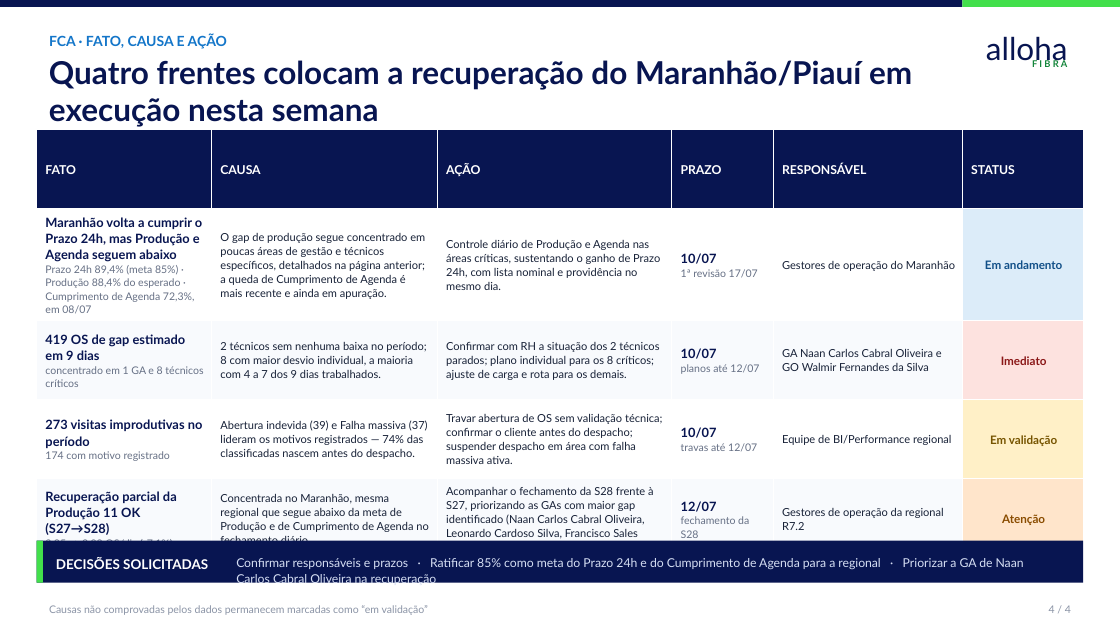
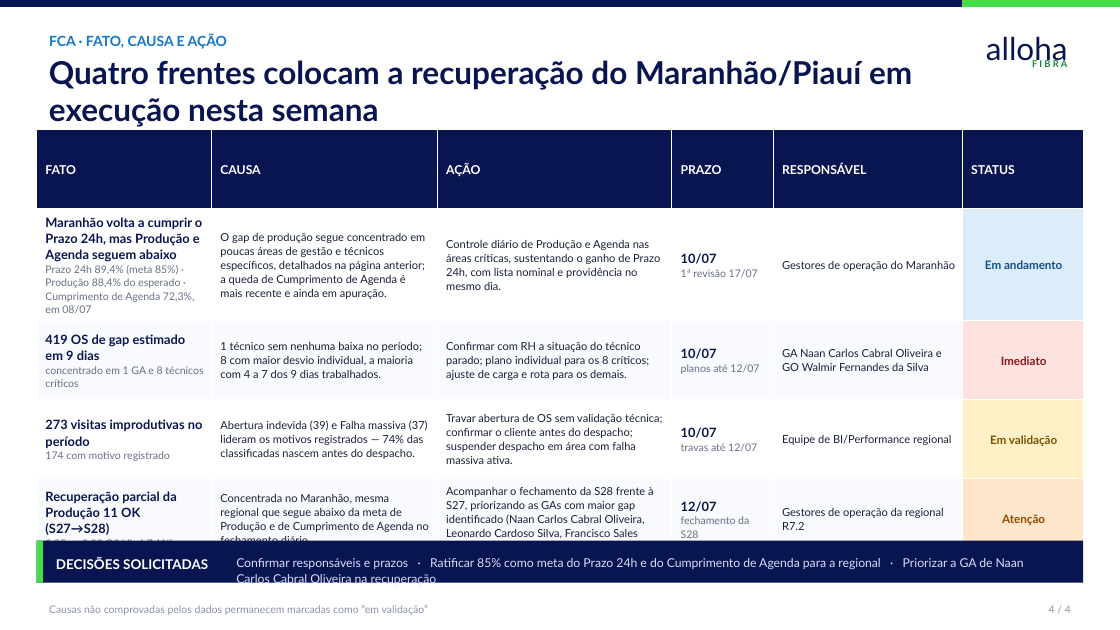
Before and after one commit to durthvader/megabrain, a slide deck: slide 4 of outputs/3ps/3Ps_MaranhaoPiaui_Executivo.pptx. Drawn at 1120x630 pixels with LibreOffice and Linux fonts; fonts in the diff are those of the drawing. Boxes give left, top, right and bottom in pixels: in the first picture for what was removed or moved away, otherwise in the second. Text is boxed around its words. In the diff, an @@ line names an element or a change of style, - is before the commit and + after.

```diff
--- a/outputs/3ps/3Ps_MaranhaoPiaui_Executivo.pptx
+++ b/outputs/3ps/3Ps_MaranhaoPiaui_Executivo.pptx
@@ table at bbox=[37, 129, 1084, 557] @@
-row 3, column 2: 2 técnicos sem nenhuma baixa no período; 8 com maior desvio individual, a maioria com 4 a 7 dos 9 dias trabalhados.
+row 3, column 2: 1 técnico sem nenhuma baixa no período; 8 com maior desvio individual, a maioria com 4 a 7 dos 9 dias trabalhados.
-row 3, column 3: Confirmar com RH a situação dos 2 técnicos parados; plano individual para os 8 críticos; ajuste de carga e rota para os demais.
+row 3, column 3: Confirmar com RH a situação do técnico parado; plano individual para os 8 críticos; ajuste de carga e rota para os demais.
```
Also in this commit, not shown: 3 other slides changed, 2 other files.
